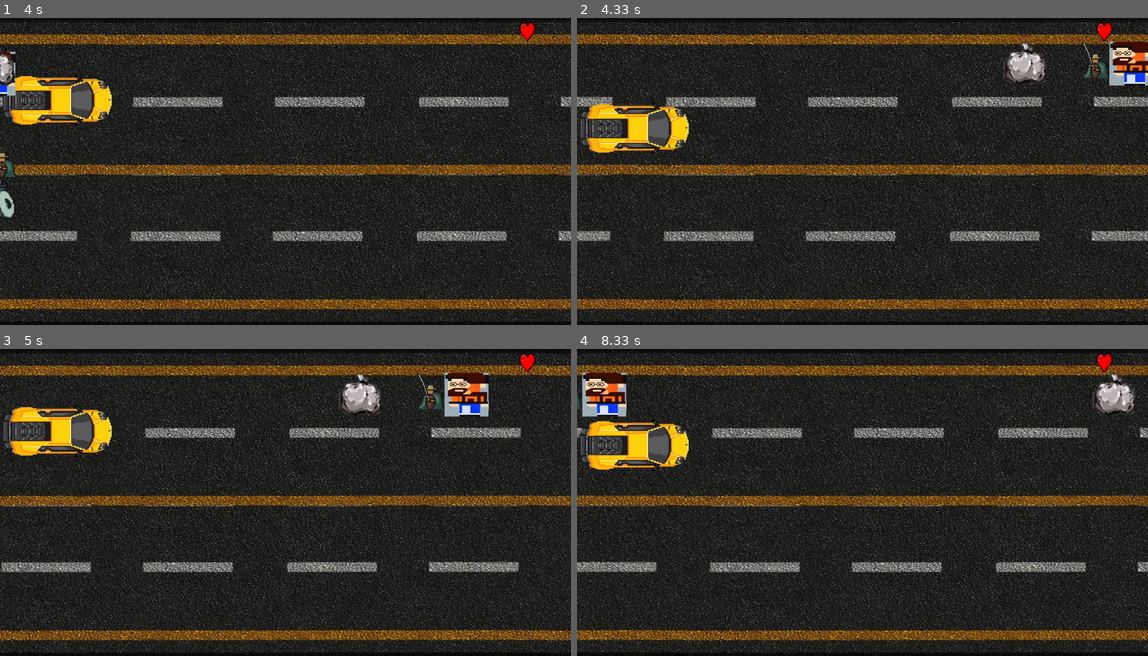
Above: before the commit, frames 1-4 (two rows, left to right).
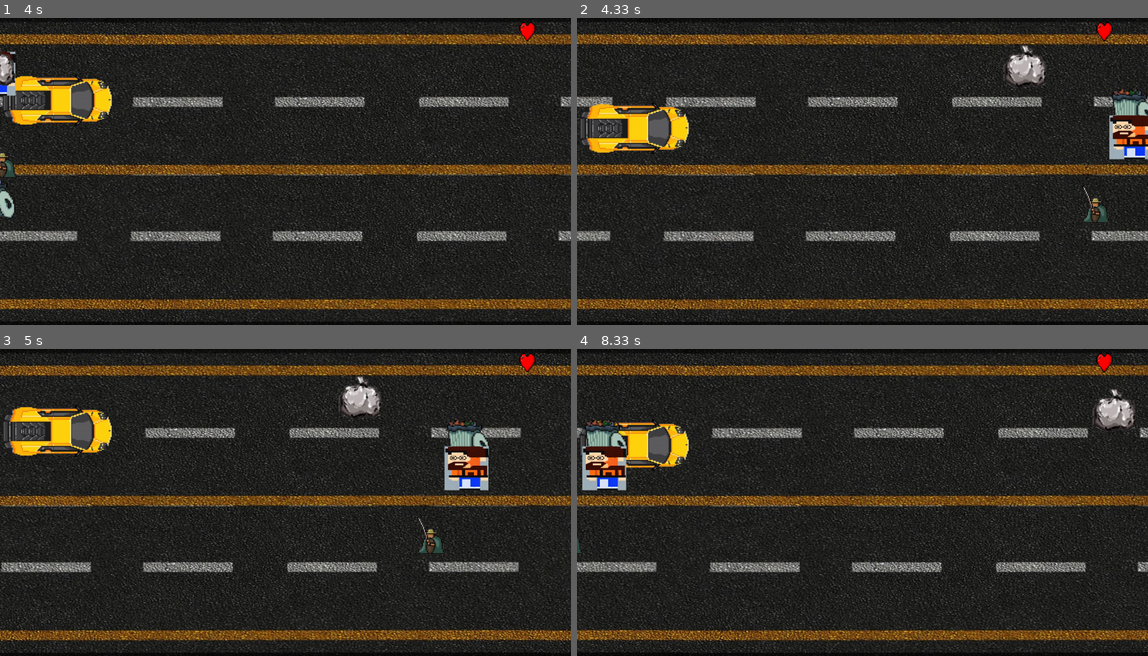
Above: after the commit, the same moments.

Repository: wellingtonrs07/PyGame_2023
Game: pygame game, started from Jogo.py
The game is run twice, just before and just after one commit, with the same random seed, the same clock (stepped at 60 frames per second) and the same inputs.
Inputs (mouse positions are in pixels of both pictures, inside the frame that each line leads up to):
- Up to frame 1 (4 s): click (285, 116) at 0.38 s; hold Up 0.67-1.13 s; move the mouse to (262, 183) at 0.7 s; hold Down 1.17-1.47 s; hold Up 1.5-1.87 s; hold Down 1.9-2.27 s; hold Up 2.3-2.6 s; hold Down 2.63-2.93 s; hold Up 2.97-3.33 s; hold Down 3.37-3.73 s; hold Up from 3.77 s (still down)
- Up to frame 2 (4.33 s): release Up at 4.07 s; hold Down from 4.1 s (still down)
- Up to frame 3 (5 s): release Down at 4.4 s; hold Up 4.43-4.8 s; hold Down from 4.83 s (still down)
- Up to frame 4 (8.33 s): release Down at 5.2 s; hold Up 5.23-5.53 s; hold Down 5.57-5.87 s; hold Up 5.9-6.27 s; hold Down 6.3-6.67 s; hold Up 6.7-7 s; hold Down 7.03-7.33 s; hold Up 7.37-7.73 s; hold Down 7.77-8.13 s; hold Up from 8.17 s (still down)

Frame 1 is identical in both runs. In frame 2, 3.1% of the frame differs, in the area x 74-100%, y 7-67%; in frame 3, 3.3%; in frame 4, 3.5%, in the area x 0-98%, y 7-67%.

Commit message:
posicoes arrumadas

Diff:
--- a/classes.py
+++ b/classes.py
@@ -78,7 +78,3 @@
             self.rect.y = random.randint(54, 520)
             self.speedx = -5
             self.speddy = 0
-
-
-
-            self.rect.y = 54
